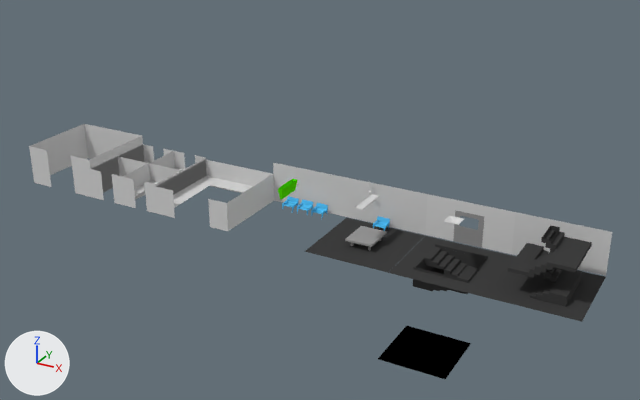
A saved change to the Blender file data/models/blend/parts.blend.
Camera for both pictures: a 50 mm lens placed at (3.31, -7.48, 4.38), pointed at (-1.63, 1.5, -0.11). Every picture has the same lights, and +X, +Y and +Z are marked at lower left.

The first picture shows 'CUBICLE', 'CUBICLE_CLUSTER', 'DOOR_CLOSED', 'DOOR_WALL', 'ELEVATOR', 'FLOOR_WOODEN', 'STAIRS_DOWN', 'STAIRS_UP', 'STALL', 'TABLE', 'WALL', 'WINDOW', 'pitch'.
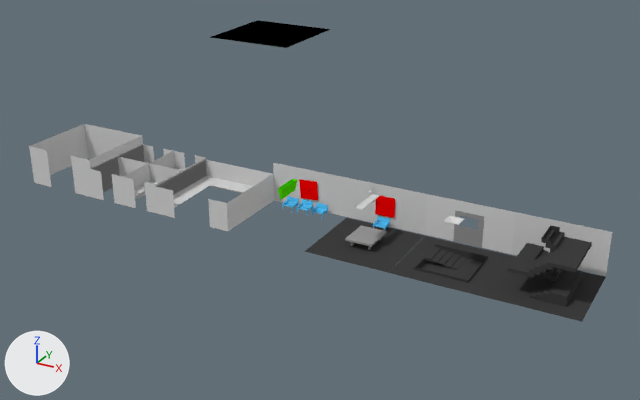
Pixel boxes (x1, y1, x2, y2) of what changed, in the pictures (640 x 400 px; the box of a moved part takes in the faces that stretch with it):
'pitch', moved: before (378, 326, 471, 379); after (210, 20, 331, 48)
'TABLE', moved: before (345, 226, 387, 250); after (345, 225, 387, 250)
'POSTER', added: after (375, 196, 395, 218)
'POSTER_A', added: after (299, 179, 318, 201)
part 1 of me_plane_026, moved or reshaped: before (413, 248, 486, 294); after (416, 248, 486, 280)

The change, as a diff of the scene's bpy script:
```diff
--- a/data/models/blend/parts.blend.py
+++ b/data/models/blend/parts.blend.py
@@ mat_purp @@
+mat_purp = diffuse_material('purp')
+mat_purp.base_color = (1.0, 0.0, 0.0)  # red #ff0000
@@ me_plane_026 @@
 me_plane_026.from_pydata(...)  # 63 vertices, 36 faces; spans x -0.5..0.5, y -0.5..0.5, z -0.27..0.016
 # used by ob_stairs_down; location = (0.5, 0.5, 0.0)
+# me_plane_026 part 1: all 44 vertices in x -0.301..0.301, y -0.301..0.301, z -0.27..-0.04 are scaled about their middle by (1, 1, 0.326), then moved by (0.0, 0.0, 0.093)
 me_plane_026.materials.append(mat_grey_backfaced)
@@ me_plane @@
+me_plane.from_pydata([(-0.121, 0.485, 0.128), (0.121, 0.485, 0.128), (-0.121, 0.485, 0.37), (0.121, 0.485, 0.37)], [], [(0, 1, 3, 2)])
+me_plane.materials.append(mat_purp)  # red #ff0000
@@ me_plane_002 @@
+me_plane_002.from_pydata(...)  # 26 vertices, 9 faces; spans x -0.129..0.129, y 0.474..0.488, z 0.12..0.378
+me_plane_002.materials.append(mat_purp)  # red #ff0000
@@ ob_pitch @@
 ob_pitch = bpy.data.objects.new('pitch', me_plane_003)
-ob_pitch.location = (-0.5, 2.5, -2.569)
+ob_pitch.location = (-1.992, 1.006, 2.069)
@@ ob_table @@
 ob_table = bpy.data.objects.new('TABLE', me_plane_010)
-ob_table.location = (-0.5, 0.5, 0.024)
+ob_table.location = (-0.5, 0.5, 0.029)
 _m = ob_table.modifiers.new('Decimate', 'DECIMATE')
@@ ob_poster @@
+ob_poster = bpy.data.objects.new('POSTER', me_plane)
+ob_poster.location = (-0.5, 0.5, 0.0)
@@ ob_poster_a @@
+ob_poster_a = bpy.data.objects.new('POSTER_A', me_plane_002)
+ob_poster_a.location = (-1.5, 0.5, 0.0)
```
